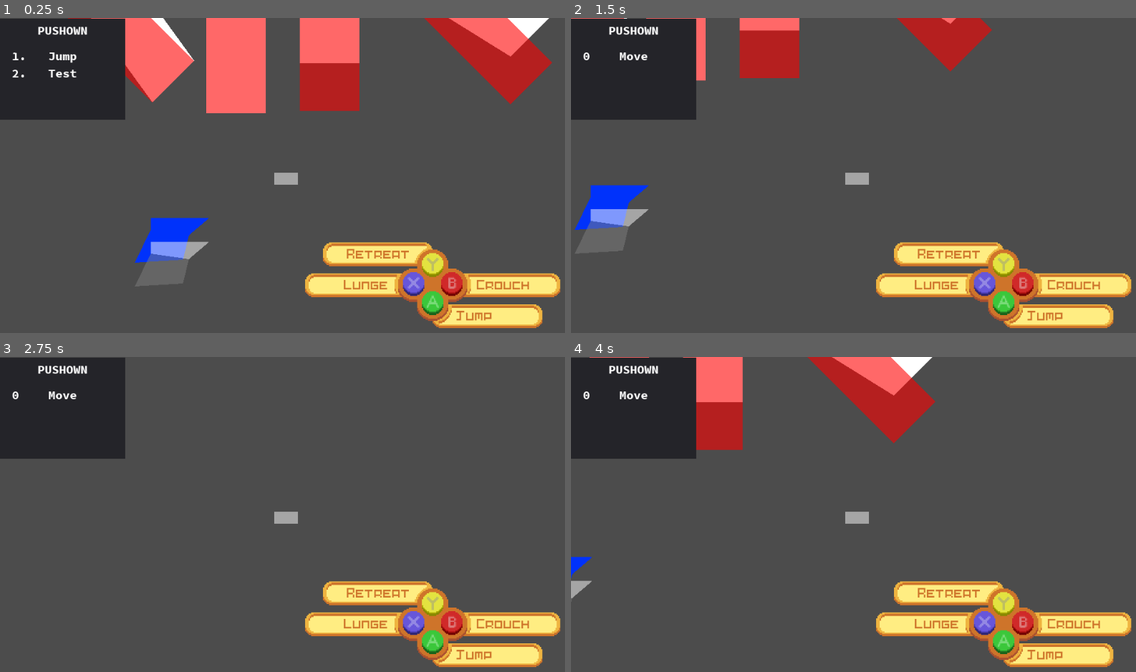
Above: before the commit, frames 1-4 (two rows, left to right).
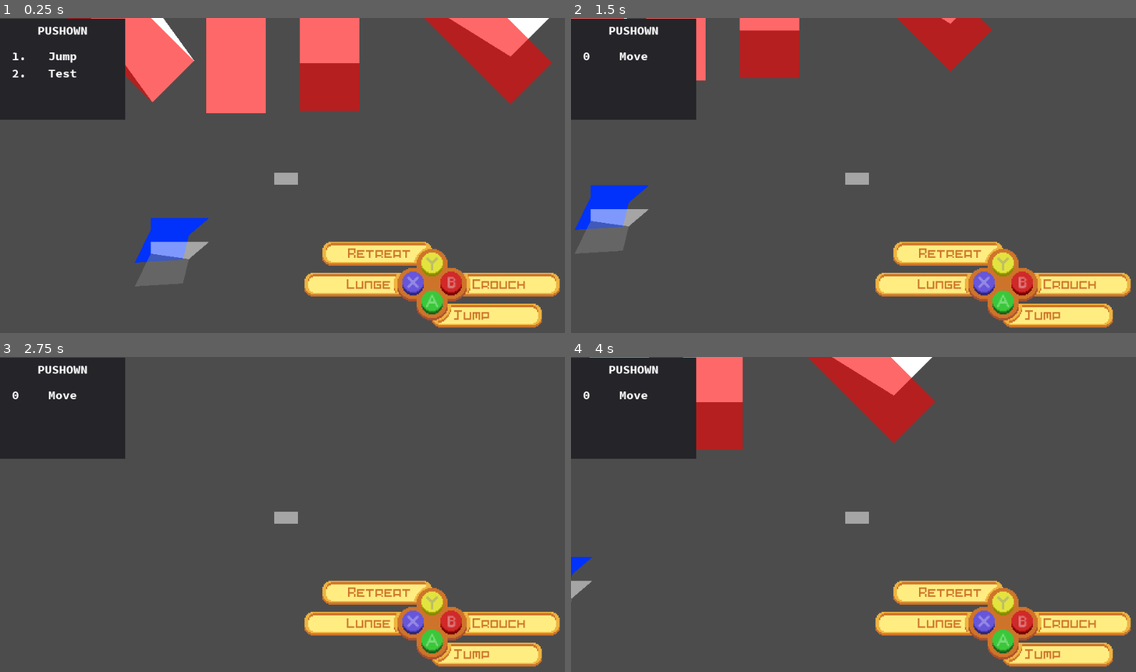
Above: after the commit, the same moments.

Repository: MTareqAzim/scratchpad
Game: Godot game, scene res://Scenes/World/World2.tscn
Two runs of this game, one before a commit and one after it. Both use one fixed random seed, a clock stepped at 60 frames per second and the inputs below.
Inputs:
- Up to frame 1 (0.25 s): no input
- Up to frame 2 (1.5 s): tap Enter at 0.5 s; hold Right (ui_right) 0.53-1.28 s; hold Down (ui_down) from 1.28 s (still down)
- Up to frame 3 (2.75 s): release Down (ui_down) at 2.03 s; hold Right (ui_right) from 2.03 s (still down)
- Up to frame 4 (4 s): tap Space at 2.75 s; release Right (ui_right) at 2.78 s; hold Up (ui_up) 2.78-3.53 s; hold Left (ui_left) from 3.53 s (still down)

The runs differ from the first frame. In frame 1, 2.2% of the frame differs, in the area x 53-100%, y 70-99%; in frame 2, 2.2%; in frame 3, 2.2%; in frame 4, 2.2%.

Commit message:
Text changes based on state.

Diff:
--- a/Scenes/Input UI/A Button/ATextBox.tscn
+++ b/Scenes/Input UI/A Button/ATextBox.tscn
@@ -1,7 +1,8 @@
-[gd_scene load_steps=3 format=2]
+[gd_scene load_steps=4 format=2]
 
 [ext_resource path="res://Sprites/UI/Input/UI (Label Down).png" type="Texture" id=1]
-[ext_resource path="res://Scenes/Input UI/PixelFont.tres" type="DynamicFont" id=2]
+[ext_resource path="res://Scenes/Input UI/A Button/a_text_box.gd" type="Script" id=2]
+[ext_resource path="res://Scenes/Input UI/PixelFont20.tres" type="DynamicFont" id=3]
 
 [node name="ATextBox" type="NinePatchRect"]
 margin_top = -20.0
@@ -13,15 +14,16 @@
 patch_margin_top = 6
 patch_margin_right = 14
 patch_margin_bottom = 6
+script = ExtResource( 2 )
 
 [node name="Label" type="Label" parent="."]
 anchor_top = 0.5
 anchor_bottom = 0.5
-margin_left = 40.0
+margin_left = 37.0
 margin_top = -18.0
-margin_right = 163.0
+margin_right = 170.0
 margin_bottom = 14.0
-custom_fonts/font = ExtResource( 2 )
+custom_fonts/font = ExtResource( 3 )
 custom_colors/font_color = Color( 0.811765, 0.458824, 0.168627, 1 )
 text = "Jump"
 valign = 1
--- /dev/null
+++ b/Scenes/Input UI/A Button/a_text_box.gd
@@ -0,0 +1,35 @@
+extends NinePatchRect
+
+onready var label = $Label
+var latest_jump := ""
+var prev_state
+
+func state_changed(new_state: State) -> void:
+	match new_state.state_name:
+		"crouch":
+			label.text = "High Jump"
+		"high jump":
+			label.text = "High Jump"
+		"fall":
+			if latest_jump == "jump":
+				label.text = "Jump"
+			else:
+				label.text = "High Jump"
+		"air dash":
+			if latest_jump == "jump":
+				label.text = "Jump"
+			else:
+				label.text = "High Jump"
+		"air back dash":
+			if latest_jump == "jump":
+				label.text = "Jump"
+			else:
+				label.text = "High Jump"
+		_:
+			if not prev_state in ["jump", "high jump", "air dash", "air back dash"]:
+				label.text = "Jump"
+
+	if new_state.state_name in ["jump", "high jump"]:
+		latest_jump = new_state.state_name
+
+	prev_state = new_state.state_name
--- a/Scenes/Input UI/B Button/BTextBox.tscn
+++ b/Scenes/Input UI/B Button/BTextBox.tscn
@@ -1,7 +1,9 @@
-[gd_scene load_steps=3 format=2]
+[gd_scene load_steps=4 format=2]
 
 [ext_resource path="res://Sprites/UI/Input/UI (Label Right).png" type="Texture" id=1]
-[ext_resource path="res://Scenes/Input UI/PixelFont.tres" type="DynamicFont" id=2]
+[ext_resource path="res://Scenes/Input UI/B Button/b_text_box.gd" type="Script" id=2]
+[ext_resource path="res://Scenes/Input UI/PixelFont20.tres" type="DynamicFont" id=3]
+
 
 [node name="BTextBox" type="NinePatchRect"]
 margin_top = -20.0
@@ -13,16 +15,17 @@
 patch_margin_top = 6
 patch_margin_right = 14
 patch_margin_bottom = 6
+script = ExtResource( 2 )
 
 [node name="Label" type="Label" parent="."]
 anchor_top = 0.5
 anchor_bottom = 0.5
-margin_left = 24.0
+margin_left = 18.0
 margin_top = -18.0
-margin_right = 114.0
+margin_right = 150.0
 margin_bottom = 14.0
 size_flags_stretch_ratio = 0.0
-custom_fonts/font = ExtResource( 2 )
+custom_fonts/font = ExtResource( 3 )
 custom_colors/font_color = Color( 0.811765, 0.458824, 0.168627, 1 )
 text = "Crouch"
 valign = 1
--- /dev/null
+++ b/Scenes/Input UI/B Button/b_text_box.gd
@@ -0,0 +1,8 @@
+extends NinePatchRect
+
+onready var label = $Label
+
+func state_changed(new_state: State) -> void:
+	match new_state.state_name:
+		_:
+			label.text = "Crouch"
--- a/Scenes/Input UI/Base.tscn
+++ b/Scenes/Input UI/Base.tscn
@@ -1,14 +1,15 @@
-[gd_scene load_steps=10 format=2]
+[gd_scene load_steps=11 format=2]
 
 [ext_resource path="res://Sprites/UI/Input/UI (Base).png" type="Texture" id=1]
-[ext_resource path="res://Scenes/Input UI/A Button/ATextBox.tscn" type="PackedScene" id=2]
-[ext_resource path="res://Scenes/Input UI/B Button/BTextBox.tscn" type="PackedScene" id=3]
-[ext_resource path="res://Scenes/Input UI/X Button/XTextBox.tscn" type="PackedScene" id=4]
-[ext_resource path="res://Scenes/Input UI/Y Button/YTextBox.tscn" type="PackedScene" id=5]
-[ext_resource path="res://Scenes/Input UI/X Button/XButton.tscn" type="PackedScene" id=6]
-[ext_resource path="res://Scenes/Input UI/A Button/AButton.tscn" type="PackedScene" id=7]
-[ext_resource path="res://Scenes/Input UI/Y Button/YButton.tscn" type="PackedScene" id=8]
-[ext_resource path="res://Scenes/Input UI/B Button/BButton.tscn" type="PackedScene" id=9]
+[ext_resource path="res://Scenes/Input UI/base.gd" type="Script" id=2]
+[ext_resource path="res://Scenes/Input UI/A Button/ATextBox.tscn" type="PackedScene" id=3]
+[ext_resource path="res://Scenes/Input UI/B Button/BTextBox.tscn" type="PackedScene" id=4]
+[ext_resource path="res://Scenes/Input UI/X Button/XTextBox.tscn" type="PackedScene" id=5]
+[ext_resource path="res://Scenes/Input UI/Y Button/YTextBox.tscn" type="PackedScene" id=6]
+[ext_resource path="res://Scenes/Input UI/X Button/XButton.tscn" type="PackedScene" id=7]
+[ext_resource path="res://Scenes/Input UI/A Button/AButton.tscn" type="PackedScene" id=8]
+[ext_resource path="res://Scenes/Input UI/Y Button/YButton.tscn" type="PackedScene" id=9]
+[ext_resource path="res://Scenes/Input UI/B Button/BButton.tscn" type="PackedScene" id=10]
 
 [node name="Base" type="TextureRect"]
 margin_left = -58.0
@@ -17,8 +18,9 @@
 margin_bottom = 60.0
 texture = ExtResource( 1 )
 stretch_mode = 3
+script = ExtResource( 2 )
 
-[node name="ATextBox" parent="." instance=ExtResource( 2 )]
+[node name="ATextBox" parent="." instance=ExtResource( 3 )]
 show_behind_parent = true
 anchor_left = 0.5
 anchor_top = 0.767
--- /dev/null
+++ b/Scenes/Input UI/PixelFont16.tres
@@ -0,0 +1,7 @@
+[gd_resource type="DynamicFont" load_steps=2 format=2]
+
+[ext_resource path="res://Sprites/UI/Input/pixelart.ttf" type="DynamicFontData" id=1]
+
+[resource]
+outline_color = Color( 0, 0, 0, 1 )
+font_data = ExtResource( 1 )
--- a/Scenes/Input UI/X Button/XTextBox.tscn
+++ b/Scenes/Input UI/X Button/XTextBox.tscn
@@ -1,7 +1,8 @@
-[gd_scene load_steps=3 format=2]
+[gd_scene load_steps=4 format=2]
 
 [ext_resource path="res://Sprites/UI/Input/UI (Label Left).png" type="Texture" id=1]
-[ext_resource path="res://Scenes/Input UI/PixelFont.tres" type="DynamicFont" id=2]
+[ext_resource path="res://Scenes/Input UI/X Button/x_text_box.gd" type="Script" id=2]
+[ext_resource path="res://Scenes/Input UI/PixelFont20.tres" type="DynamicFont" id=3]
 
 [node name="XTextBox" type="NinePatchRect"]
 margin_left = -164.0
@@ -13,6 +14,7 @@
 patch_margin_top = 6
 patch_margin_right = 14
 patch_margin_bottom = 6
+script = ExtResource( 2 )
 
 [node name="Label" type="Label" parent="."]
 anchor_left = 1.0
@@ -21,9 +23,9 @@
 anchor_bottom = 0.5
 margin_left = -150.0
 margin_top = -18.0
-margin_right = -24.0
+margin_right = -18.0
 margin_bottom = 14.0
-custom_fonts/font = ExtResource( 2 )
+custom_fonts/font = ExtResource( 3 )
 custom_colors/font_color = Color( 0.811765, 0.458824, 0.168627, 1 )
 text = "Lunge"
 align = 2
--- /dev/null
+++ b/Scenes/Input UI/X Button/x_text_box.gd
@@ -0,0 +1,37 @@
+extends NinePatchRect
+
+onready var label = $Label
+
+const font16 = preload("res://Scenes/Input UI/PixelFont16.tres")
+const font20 = preload("res://Scenes/Input UI/PixelFont20.tres")
+
+var prev_state
+
+func state_changed(new_state: State) -> void:
+	match new_state.state_name:
+		"crouch":
+			label.text = "Somersault"
+		"somersault":
+			label.text = "Somersault"
+		"back roll":
+			label.text = "Somersault"
+		"jump":
+			label.text = "Air Dash"
+		"high jump":
+			label.text = "Air Dash"
+		"fall":
+			label.text = "Air Dash"
+		"air dash":
+			label.text = "Air Dash"
+		"air back dash":
+			label.text = "Air Dash"
+		_:
+			if not prev_state in ["jump", "high jump", "air dash", "air back dash"]:
+				label.text = "Lunge"
+
+	if new_state.state_name in ["crouch", "somersault", "back roll"]:
+		label.add_font_override("font", font16)
+	else:
+		label.add_font_override("font", font20)
+
+	prev_state = new_state.state_name
--- a/Scenes/Input UI/Y Button/YTextBox.tscn
+++ b/Scenes/Input UI/Y Button/YTextBox.tscn
@@ -1,7 +1,8 @@
-[gd_scene load_steps=3 format=2]
+[gd_scene load_steps=4 format=2]
 
 [ext_resource path="res://Sprites/UI/Input/UI (Label Up).png" type="Texture" id=1]
-[ext_resource path="res://Scenes/Input UI/PixelFont.tres" type="DynamicFont" id=2]
+[ext_resource path="res://Scenes/Input UI/Y Button/y_text_box.gd" type="Script" id=2]
+[ext_resource path="res://Scenes/Input UI/PixelFont20.tres" type="DynamicFont" id=3]
 
 [node name="YTextBox" type="NinePatchRect"]
 margin_left = -184.0
@@ -13,6 +14,7 @@
 patch_margin_top = 6
 patch_margin_right = 30
 patch_margin_bottom = 6
+script = ExtResource( 2 )
 
 [node name="Label" type="Label" parent="."]
 anchor_left = 1.0
@@ -21,9 +23,9 @@
 anchor_bottom = 0.5
 margin_left = -170.0
 margin_top = -18.0
-margin_right = -37.0
+margin_right = -34.0
 margin_bottom = 14.0
-custom_fonts/font = ExtResource( 2 )
+custom_fonts/font = ExtResource( 3 )
 custom_colors/font_color = Color( 0.811765, 0.458824, 0.168627, 1 )
 text = "Retreat"
 align = 2
--- /dev/null
+++ b/Scenes/Input UI/Y Button/y_text_box.gd
@@ -0,0 +1,29 @@
+extends NinePatchRect
+
+onready var label = $Label
+
+var prev_state
+
+func state_changed(new_state: State) -> void:
+	match new_state.state_name:
+		"crouch":
+			label.text = "Back Roll"
+		"back roll":
+			label.text = "Back Roll"
+		"somersault":
+			label.text = "Back Roll"
+		"jump":
+			label.text = "Back Dash"
+		"high jump":
+			label.text = "Back Dash"
+		"fall":
+			label.text = "Back Dash"
+		"air dash":
+			label.text = "Back Dash"
+		"air back dash":
+			label.text = "Back Dash"
+		_:
+			if not prev_state in ["jump", "high jump", "air dash", "air back dash"]:
+				label.text = "Retreat"
+
+	prev_state = new_state.state_name
--- /dev/null
+++ b/Scenes/Input UI/base.gd
@@ -0,0 +1,14 @@
+extends TextureRect
+
+onready var a_text = $ATextBox
+onready var b_text = $BTextBox
+onready var x_text = $XTextBox
+onready var y_text = $YTextBox
+
+func _on_StateMachine_state_changed(states_stack):
+	var new_state = states_stack[0]
+
+	a_text.state_changed(new_state)
+	b_text.state_changed(new_state)
+	x_text.state_changed(new_state)
+	y_text.state_changed(new_state)
--- a/Scenes/Player/Player.tscn
+++ b/Scenes/Player/Player.tscn
@@ -55,6 +55,7 @@
 polygons = [ PoolVector2Array( -20, -10, 20, -10, 20, 10, -20, 10 ) ]
 
 [node name="StateMachine" type="Node" parent="." index="3"]
+editor/display_folded = true
 script = ExtResource( 3 )
 START_STATE = NodePath("Idle")
 
--- a/Scenes/World/World2.tscn
+++ b/Scenes/World/World2.tscn
@@ -4,7 +4,7 @@
 [ext_resource path="res://Utils/Physics Bodies/StaticWall2P5D.tscn" type="PackedScene" id=2]
 [ext_resource path="res://Scenes/Player/Player.tscn" type="PackedScene" id=3]
 [ext_resource path="res://Scenes/Scratch/StatesStackDiplayer.tscn" type="PackedScene" id=4]
-[ext_resource path="res://Scenes/Input UI/Interface.tscn" type="PackedScene" id=5]
+[ext_resource path="res://Scenes/Input UI/Base.tscn" type="PackedScene" id=5]
 
 [node name="World" type="Node"]
 
@@ -125,8 +125,10 @@
 polygon = PoolVector2Array( -37, -50, 88, -50, 88, 65, -37, 65 )
 
 [node name="Player" parent="." instance=ExtResource( 3 )]
+position = Vector2( 492, 524 )
+
+[node name="StateMachine" parent="Player" index="3"]
 editor/display_folded = true
-position = Vector2( 492, 524 )
 
 [node name="CanvasLayer" type="CanvasLayer" parent="."]
 
@@ -134,7 +136,16 @@
 margin_top = 1.0
 margin_bottom = 171.0
 
-[node name="Interface" parent="CanvasLayer" instance=ExtResource( 5 )]
+[node name="Base" parent="CanvasLayer" instance=ExtResource( 5 )]
+anchor_left = 1.0
+anchor_top = 1.0
+anchor_right = 1.0
+anchor_bottom = 1.0
+margin_left = -293.0
+margin_top = -152.0
+margin_right = -177.0
+margin_bottom = -32.0
+[connection signal="state_changed" from="Player/StateMachine" to="CanvasLayer/Base" method="_on_StateMachine_state_changed"]
 [connection signal="state_changed" from="Player/StateMachine" to="CanvasLayer/StatesStackDiplayer" method="_on_StateMachine_state_changed"]
 
 [editable path="StaticSlope2P5D"]
Not shown: 6 places in Scenes/Input UI/Base.tscn that only renumber resources
Renamed: Scenes/Input UI/PixelFont.tres -> Scenes/Input UI/PixelFont20.tres
